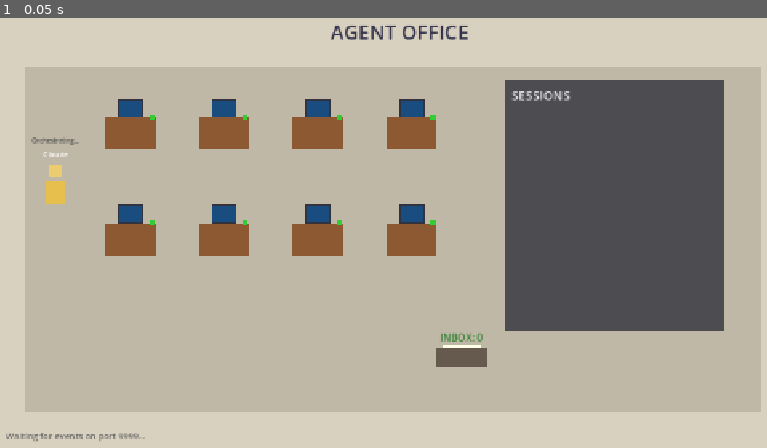
Above: before the commit, frame 1.
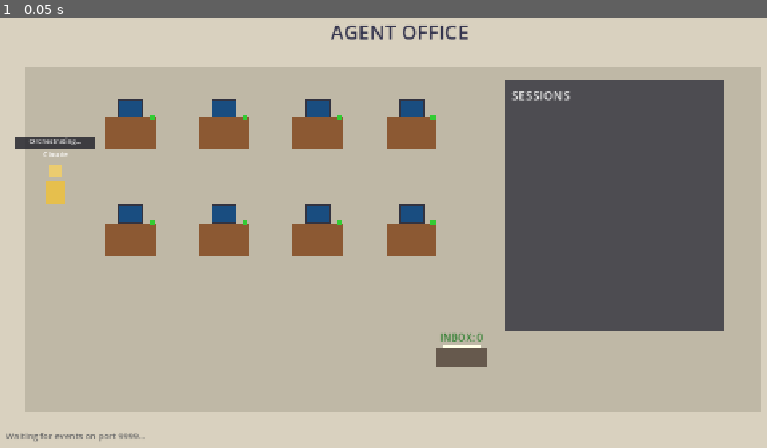
Above: after the commit, the same moment.

Repository: pknull/ccworkspace
Game: Godot game, scene res://scenes/Main.tscn
Same seed, same stepped clock (60 frames per second), same inputs: the game is played once before the commit and once after it.
Inputs:
- Up to frame 1 (0.05 s): no input

The runs differ from the first frame. In frame 1, 0.3% of the frame differs, in the area x 1-13%, y 27-31%.

Commit message:
Make agent status text readable with dark background
White text on dark semi-transparent background instead of
gray-on-gray that was invisible.

Co-Authored-By: Claude Opus 4.5 <noreply@anthropic.com>

Diff:
--- a/scripts/Agent.gd
+++ b/scripts/Agent.gd
@@ -127,13 +127,21 @@
 	type_label.add_theme_font_size_override("font_size", 12)
 	add_child(type_label)
 
-	# Status label (speech bubble style)
+	# Status label background (for readability)
+	var status_bg = ColorRect.new()
+	status_bg.name = "StatusBg"
+	status_bg.size = Vector2(130, 18)
+	status_bg.position = Vector2(-65, -88)
+	status_bg.color = Color(0.15, 0.15, 0.18, 0.85)
+	add_child(status_bg)
+
+	# Status label (task description)
 	status_label = Label.new()
 	status_label.horizontal_alignment = HORIZONTAL_ALIGNMENT_CENTER
-	status_label.position = Vector2(-60, -90)
-	status_label.size = Vector2(120, 20)
-	status_label.add_theme_font_size_override("font_size", 10)
-	status_label.add_theme_color_override("font_color", Color(0.3, 0.3, 0.3))
+	status_label.position = Vector2(-65, -90)
+	status_label.size = Vector2(130, 20)
+	status_label.add_theme_font_size_override("font_size", 11)
+	status_label.add_theme_color_override("font_color", Color(0.95, 0.95, 0.95))
 	add_child(status_label)
 
 	# Tool indicator (floats to the right of agent)
